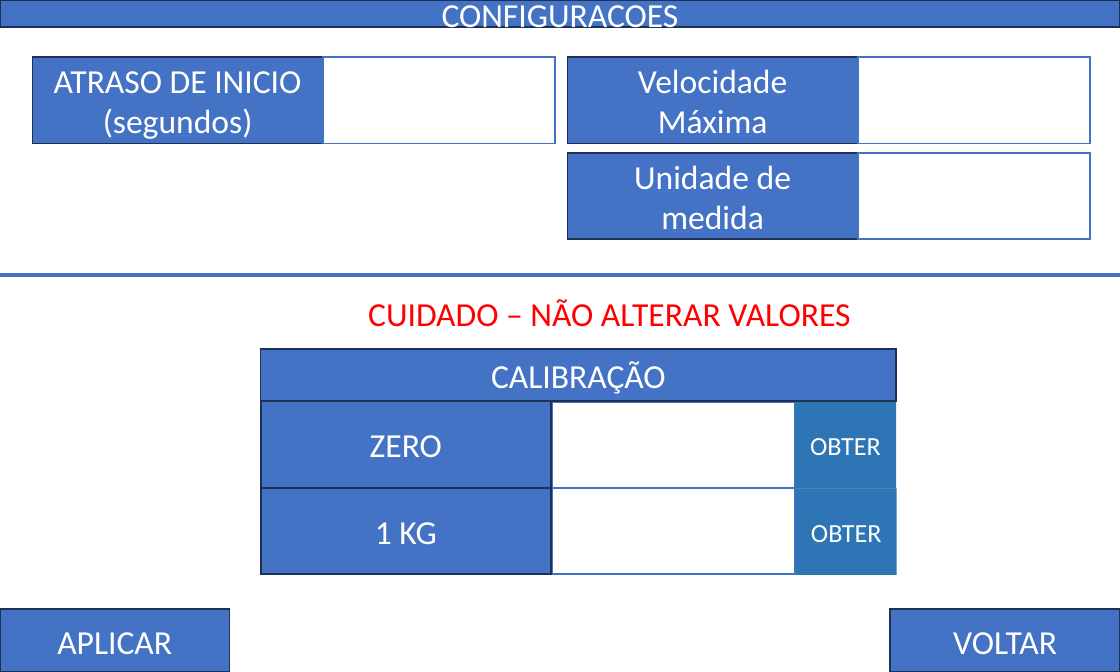
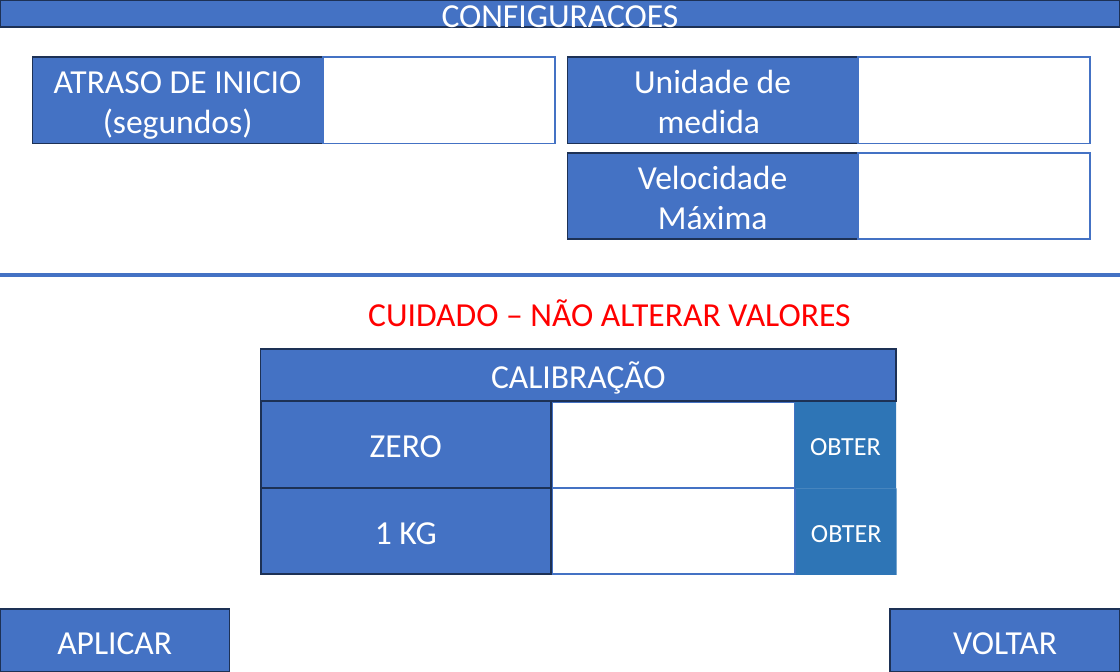
Before and after one commit to Bobsien/CNT143701082023-EletronSystems, a slide deck: slide 12 of Nextion/Telas/Telas.pptx. Drawn at 1120x672 pixels with LibreOffice and Linux fonts; fonts in the diff are those of the drawing. Boxes give left, top, right and bottom in pixels: in the first picture for what was removed or moved away, otherwise in the second. Text is boxed around its words. In the diff, an @@ line names an element or a change of style, - is before the commit and + after.

```diff
--- a/Nextion/Telas/Telas.pptx
+++ b/Nextion/Telas/Telas.pptx
@@ rectangle "Unidade de medida": place and size @@
-rectangle "Unidade de medida" at <box>567,153,858,239</box>
+rectangle "Unidade de medida" at <box>567,56,858,143</box>
@@ rectangle "Velocidade Máxima": place and size @@
-rectangle "Velocidade Máxima" at <box>567,56,858,143</box>
+rectangle "Velocidade Máxima" at <box>567,153,858,239</box>
```
Also in this commit, not shown: 9 other files.
